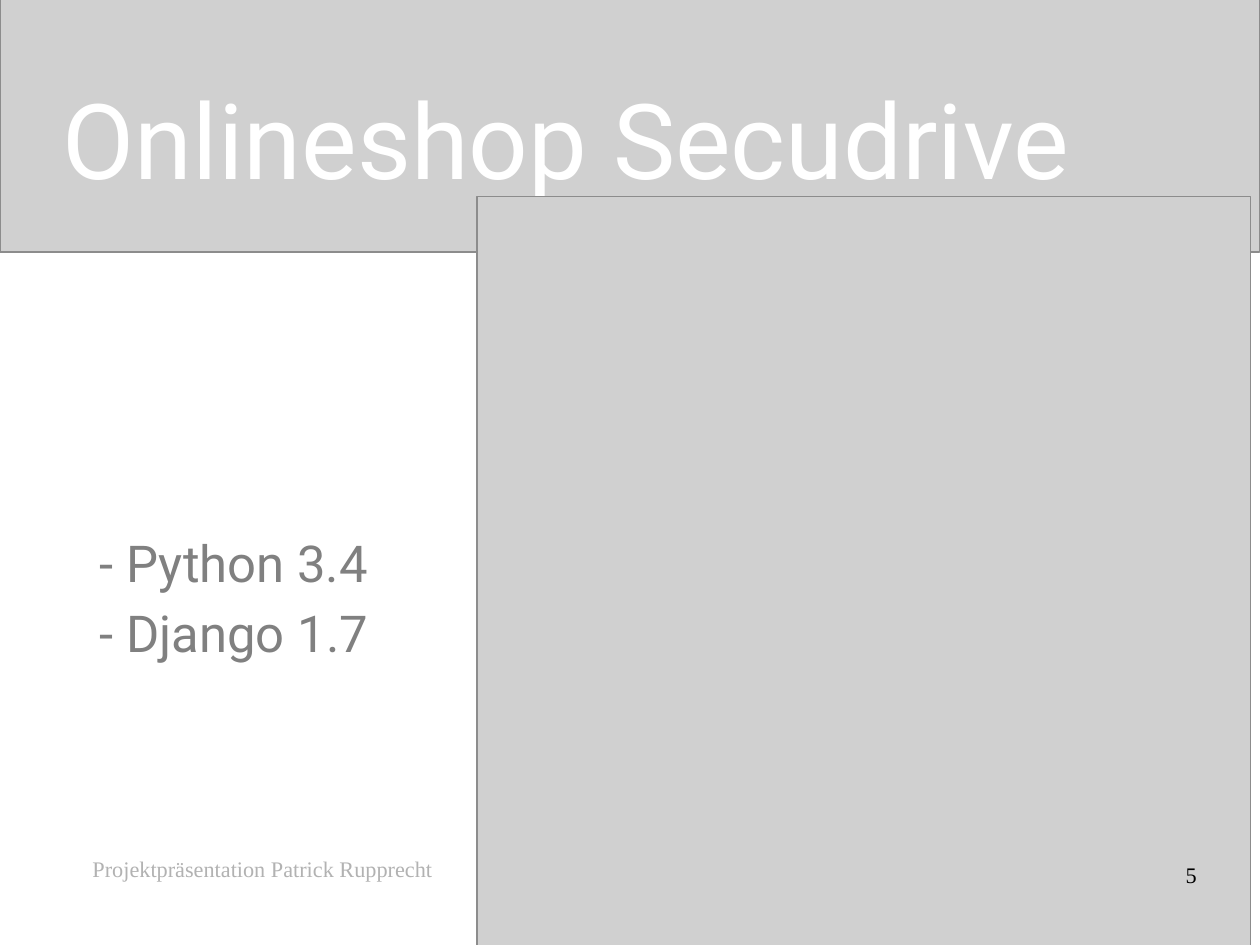
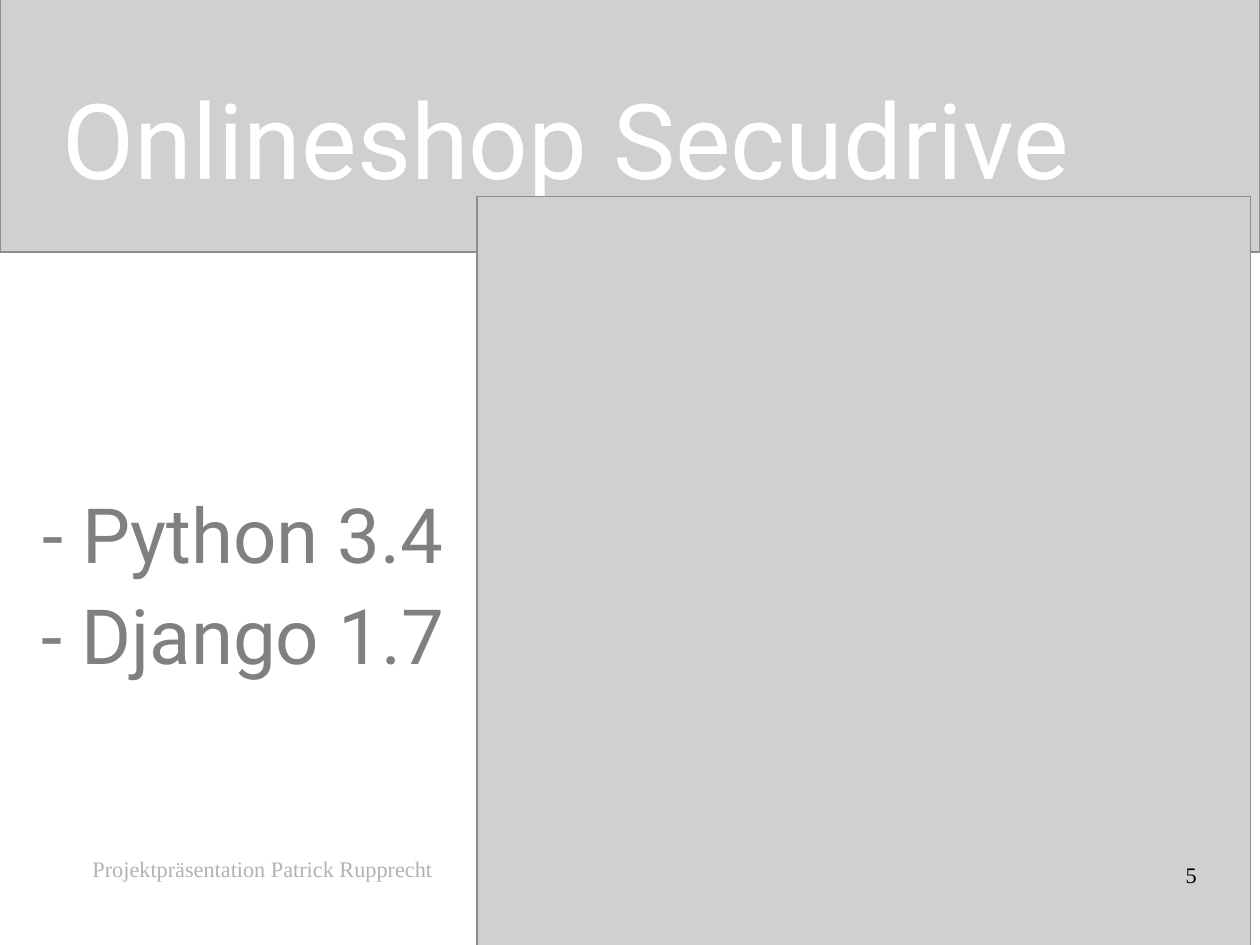
Before and after one commit to patrup/OnlineShop, a slide deck: slide 5 of OnlineShop/OnlineShop.odp. Drawn at 1260x945 pixels with LibreOffice and Linux fonts; fonts in the diff are those of the drawing; grey boxes stand for pictures. Boxes give left, top, right and bottom in pixels: in the first picture for what was removed or moved away, otherwise in the second. Text is boxed around its words. In the diff, an @@ line names an element or a change of style, - is before the commit and + after.

```diff
--- a/OnlineShop/OnlineShop.odp
+++ b/OnlineShop/OnlineShop.odp
@@ subtitle "- Python 3.4": place and size @@
-subtitle "- Python 3.4" at [126,544,367,663]
+subtitle "- Python 3.4" at [82,506,444,680]
@@ subtitle "- Python 3.4" at [82,506,444,680]: size 32 to 48 pt @@
```
Also in this commit, not shown: 4 other slides changed, 6 other files.
